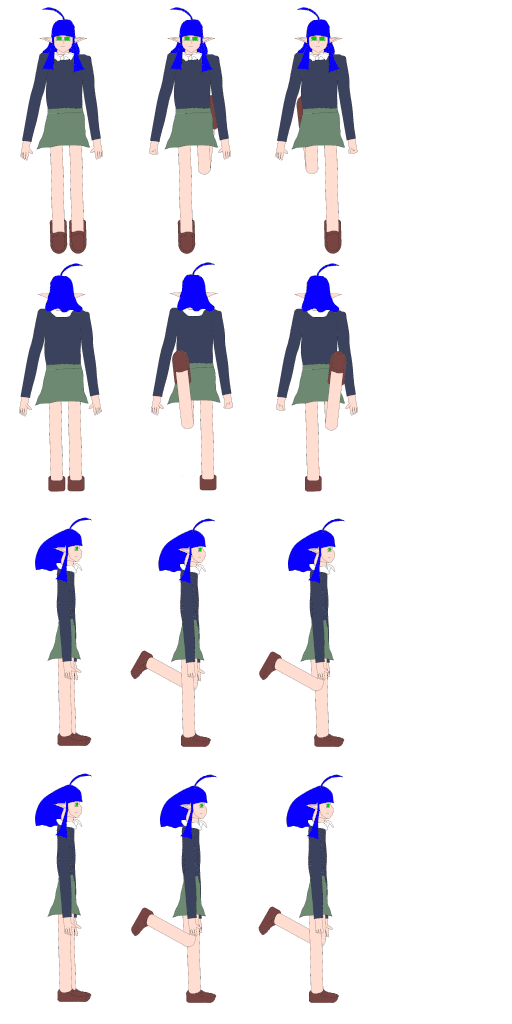
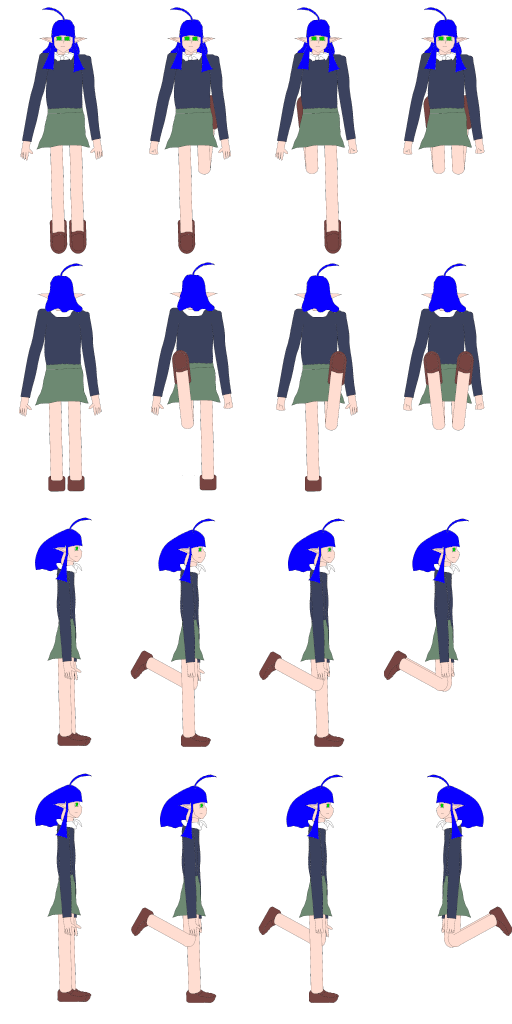
Before/after of a 512×1024 layered artwork. What changed in the layer stack:
added layer "wjump" above "ejump" over [427, 774, 512, 948]
added layer "ejump" above "njump" over [384, 518, 469, 692]
added layer "njump" above "sjump" over [403, 263, 485, 431]
added layer "sjump" above "wwalk2.png" over [403, 7, 485, 175]
